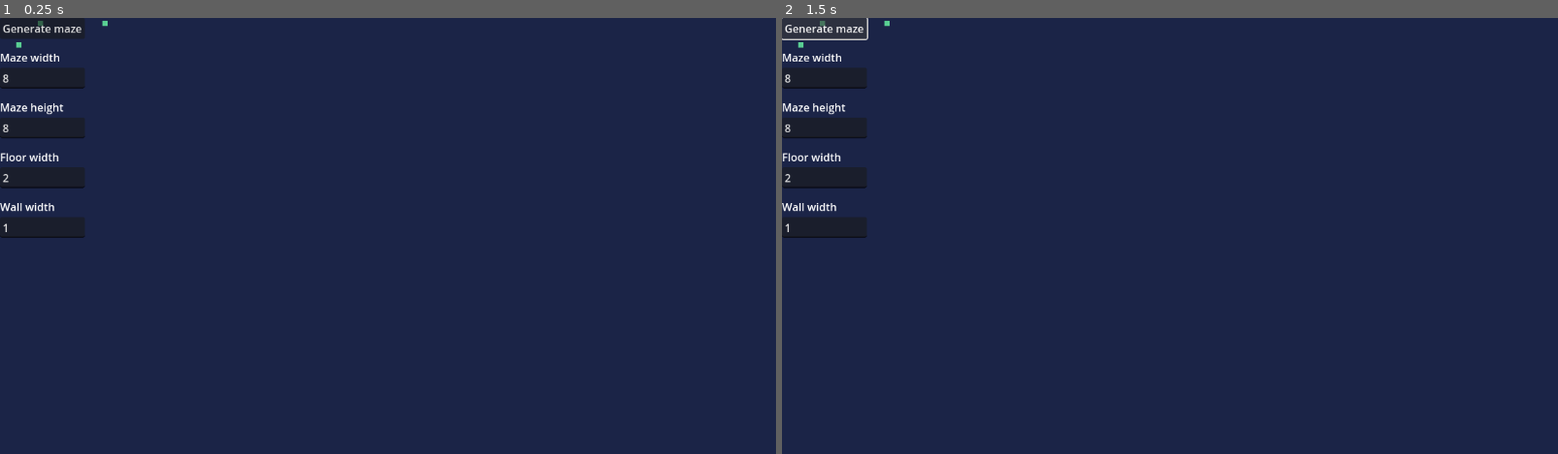
Above: before the commit, frames 1-2 (left to right).
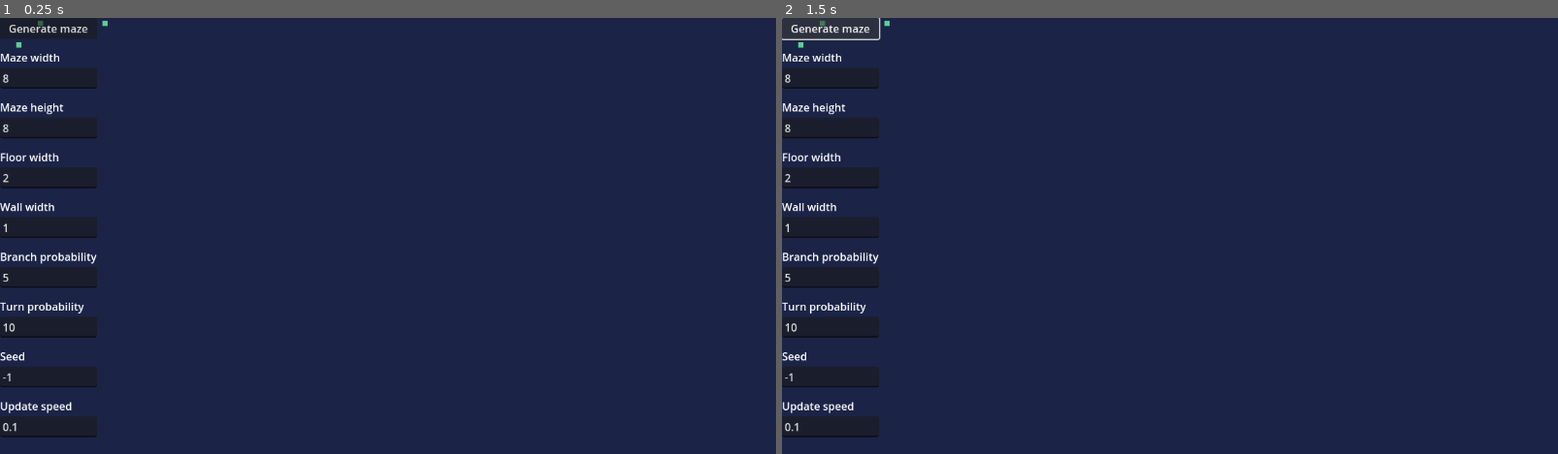
Above: after the commit, the same moments.

Repository: Kobefir/maze-generation
Game: Godot game, scene res://world.tscn
Two runs of this game, one before a commit and one after it. Both use one fixed random seed, a clock stepped at 60 frames per second and the inputs below.
Inputs:
- Up to frame 1 (0.25 s): no input
- Up to frame 2 (1.5 s): click "Generate maze" at 0.5 s; click "Generate maze" at 1.25 s

The runs differ from the first frame. In frame 1, 3.2% of the frame differs, in the area x 0-13%, y 0-97%; in frame 2, 3.2%.
Error before the commit: Invalid access to property or key 'pressed' on a base object of type 'Nil'. (res://ui.gd:10)
Error after the commit: Invalid access to property or key 'text' on a base object of type 'Nil'. (res://ui.gd:18)

Commit message:
Updated ui.gd and signal_bus.gd

Diff:
--- a/signal_bus.gd
+++ b/signal_bus.gd
@@ -1,6 +1,15 @@
 extends Node
 
-signal generate_maze()
+signal generate_maze(
+		maze_width: int,
+		maze_height: int,
+		floor_width: int,
+		wall_width: int,
+		branch_chance: int,
+		turn_chance: int,
+		seed: int
+)
+# TODO: make update_speed adjustable during maze generation
 signal progress_generation()
 signal update_cell(cell_coords: Vector2i, new_state: CellularAutomata.CellState)
 signal maze_complete()
--- a/ui.gd
+++ b/ui.gd
@@ -5,12 +5,17 @@
 @export var maze_height_input: LineEdit
 @export var floor_width_input: LineEdit
 @export var wall_width_input: LineEdit
-
-func _init() -> void:
-	generate_maze_button.pressed.connect(_on_generate_maze_button_pressed)
+@export var branch_chance_input: LineEdit
+@export var turn_chance_input: LineEdit
+@export var seed_input: LineEdit
+@export var update_speed_input: LineEdit
 
 func _on_generate_maze_button_pressed() -> void:
 	var maze_width: int = maze_width_input.text.to_int()
 	var maze_height: int = maze_height_input.text.to_int()
 	var floor_width: int = floor_width_input.text.to_int()
 	var wall_width: int = wall_width_input.text.to_int()
+	var branch_chance: int = branch_chance_input.text.to_int()
+	var turn_chance: int = turn_chance_input.text.to_int()
+	var seed: int = seed_input.text.to_int()
+	var update_speed: float = update_speed_input.text.to_float()
--- a/world.tscn
+++ b/world.tscn
@@ -83,4 +83,54 @@
 layout_mode = 2
 text = "1"
 
+[node name="BranchContainer" type="VBoxContainer" parent="UI/MazeProperties"]
+layout_mode = 2
+
+[node name="BranchLabel" type="Label" parent="UI/MazeProperties/BranchContainer"]
+layout_mode = 2
+text = "Branch probability"
+
+[node name="BranchInput" type="LineEdit" parent="UI/MazeProperties/BranchContainer"]
+clip_contents = true
+layout_mode = 2
+text = "5"
+
+[node name="TurnContainer" type="VBoxContainer" parent="UI/MazeProperties"]
+layout_mode = 2
+
+[node name="TurnLabel" type="Label" parent="UI/MazeProperties/TurnContainer"]
+layout_mode = 2
+text = "Turn probability"
+
+[node name="TurnInput" type="LineEdit" parent="UI/MazeProperties/TurnContainer"]
+clip_contents = true
+layout_mode = 2
+text = "10"
+
+[node name="SeedContainer" type="VBoxContainer" parent="UI/MazeProperties"]
+layout_mode = 2
+
+[node name="SeedLabel" type="Label" parent="UI/MazeProperties/SeedContainer"]
+layout_mode = 2
+text = "Seed"
+
+[node name="SeedInput" type="LineEdit" parent="UI/MazeProperties/SeedContainer"]
+clip_contents = true
+layout_mode = 2
+text = "-1"
+
+[node name="UpdateSpeedContainer" type="VBoxContainer" parent="UI/MazeProperties"]
+layout_mode = 2
+
+[node name="UpdateSpeedLabel" type="Label" parent="UI/MazeProperties/UpdateSpeedContainer"]
+layout_mode = 2
+text = "Update speed"
+
+[node name="UpdateSpeedInput" type="LineEdit" parent="UI/MazeProperties/UpdateSpeedContainer"]
+clip_contents = true
+layout_mode = 2
+text = "0.1"
+
 [node name="Camera2D" type="Camera2D" parent="."]
+
+[connection signal="pressed" from="UI/MazeProperties/GenerateMazeButton" to="UI" method="_on_generate_maze_button_pressed"]
